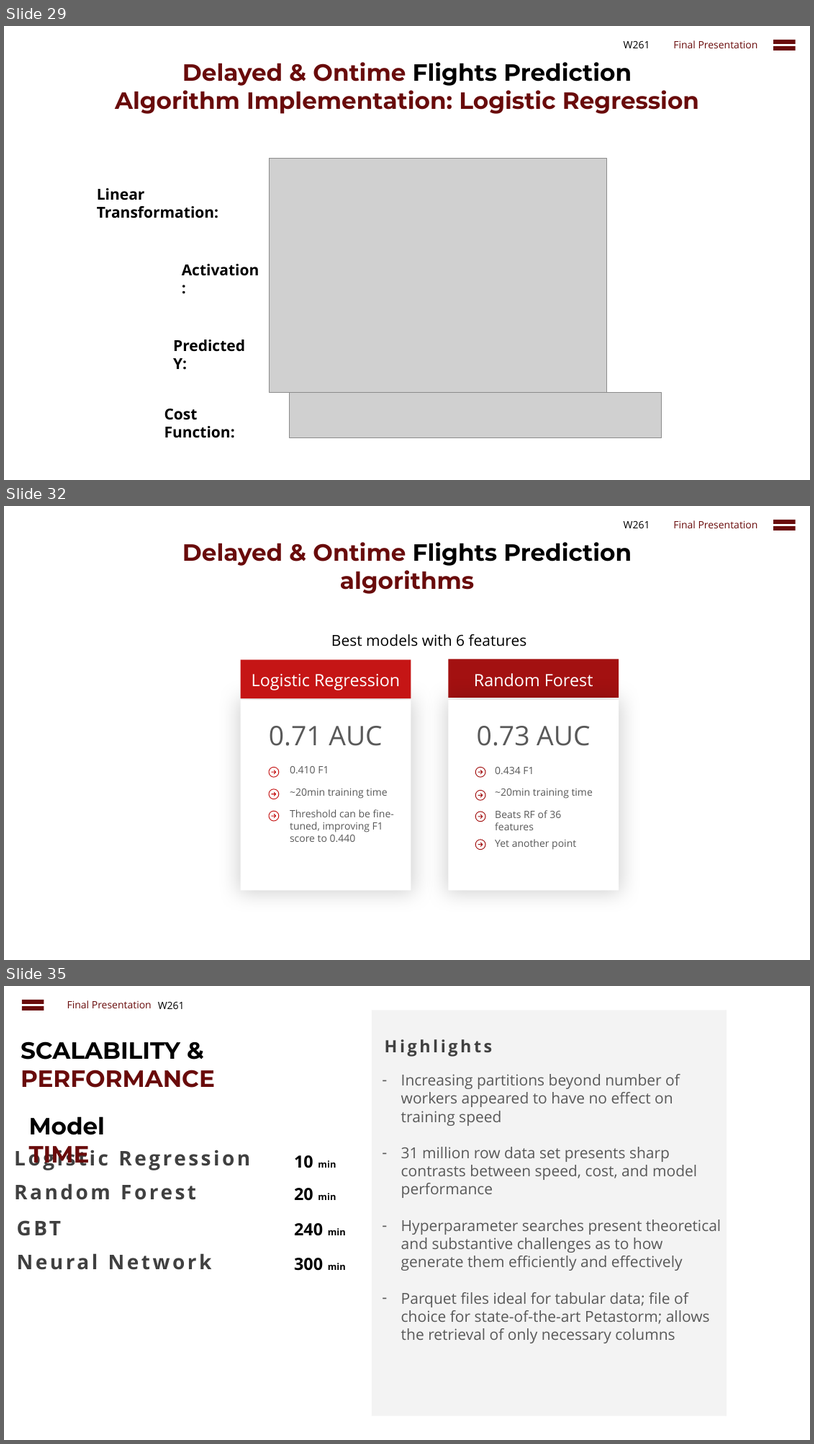
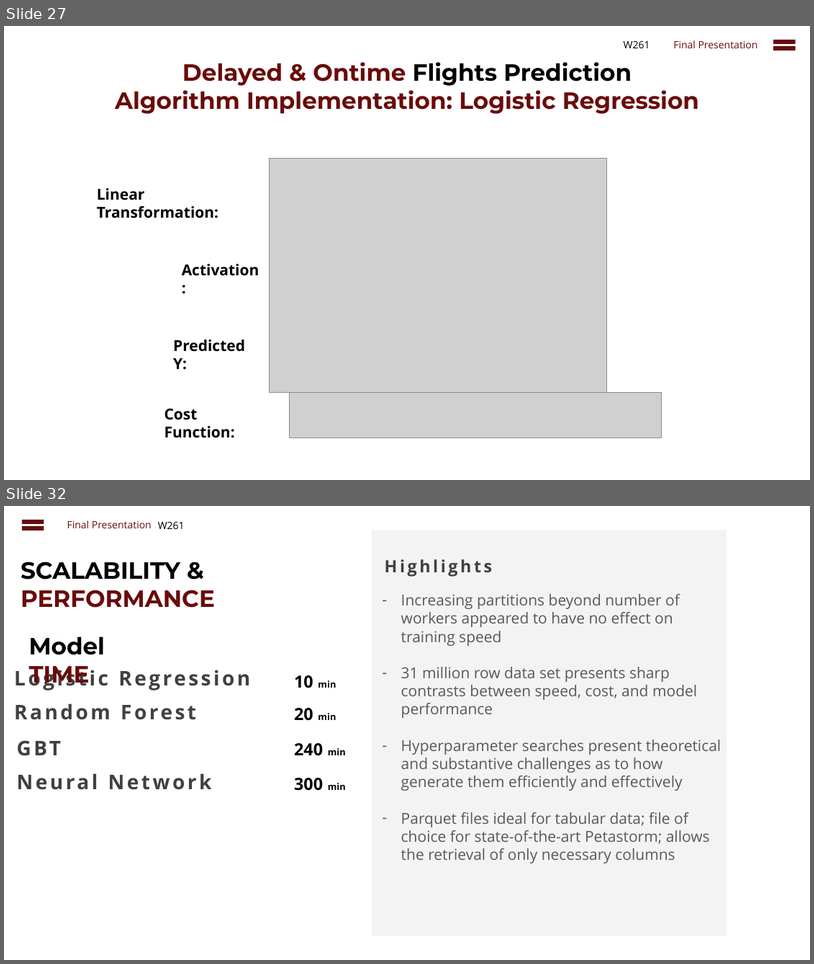
Before and after one commit to cbenge509/flightsontime, a slide deck: presentation/Delayed Flights Prediction - Final.pptx. Shown one above the other, each under a label of ours: slides 29, 32 and 35 before the commit, slides 27 and 32 after it; the slides between them are not shown. The pictures are 814x1444 and 814x964 pixels, drawn with LibreOffice and Linux fonts; fonts in the diff are those of the drawing; grey boxes stand for pictures. Boxes give left, top, right and bottom in pixels: in the first picture for what was removed or moved away, otherwise in the second. Text is boxed around its words. In the diff, an @@ line names an element or a change of style, - is before the commit and + after.

```diff
--- a/presentation/Delayed Flights Prediction - Final.pptx
+++ b/presentation/Delayed Flights Prediction - Final.pptx
@@ slide 32 removed at (x1=4, y1=506, x2=810, y2=960), background #FFFFFF @@
@@ text removed at (x1=624, y1=521, x2=651, y2=528) @@
-W261
@@ text removed at (x1=674, y1=520, x2=759, y2=528) @@
-Final Presentation
@@ math equal removed at (x1=770, y1=515, x2=800, y2=534) @@
@@ text removed at (x1=183, y1=542, x2=632, y2=594) @@
-Delayed & Ontime Flights Prediction
-algorithms
@@ text removed at (x1=332, y1=634, x2=527, y2=646) @@
-Best models with 6 features
@@ rectangle removed at (x1=241, y1=659, x2=411, y2=698) @@
@@ text removed at (x1=252, y1=674, x2=400, y2=690) @@
-Logistic Regression
@@ rectangle removed at (x1=449, y1=659, x2=619, y2=698) @@
@@ text removed at (x1=474, y1=673, x2=594, y2=687) @@
-Random Forest
@@ rectangle removed at (x1=241, y1=700, x2=411, y2=890) @@
@@ rectangle removed at (x1=449, y1=700, x2=619, y2=890) @@
@@ text removed at (x1=269, y1=726, x2=382, y2=746) @@
-0.71 AUC
@@ text removed at (x1=477, y1=726, x2=590, y2=746) @@
-0.73 AUC
@@ freeform shape removed at (x1=269, y1=767, x2=280, y2=777) @@
@@ text removed at (x1=290, y1=766, x2=329, y2=773) @@
-0.410 F1
@@ freeform shape removed at (x1=476, y1=767, x2=486, y2=777) @@
@@ text removed at (x1=495, y1=767, x2=534, y2=774) @@
-0.434 F1
@@ freeform shape removed at (x1=269, y1=788, x2=280, y2=800) @@
@@ text removed at (x1=290, y1=788, x2=387, y2=798) @@
-~20min training time
@@ freeform shape removed at (x1=476, y1=790, x2=486, y2=800) @@
@@ text removed at (x1=495, y1=788, x2=593, y2=798) @@
-~20min training time
@@ freeform shape removed at (x1=269, y1=811, x2=280, y2=821) @@
@@ text removed at (x1=290, y1=809, x2=394, y2=842) @@
-Threshold can be fine-tuned, improving F1 score to 0.440
@@ freeform shape removed at (x1=476, y1=811, x2=486, y2=822) @@
@@ text removed at (x1=495, y1=810, x2=561, y2=830) @@
-Beats RF of 36 features
@@ freeform shape removed at (x1=476, y1=839, x2=486, y2=849) @@
@@ text removed at (x1=495, y1=839, x2=576, y2=849) @@
-Yet another point
@@ what was slide 29 is now slide 27 @@
@@ what was slide 35 is now slide 32 @@
```
Also in this commit, not shown: 5 slides changed, 2 other slides removed, 1 other file.
